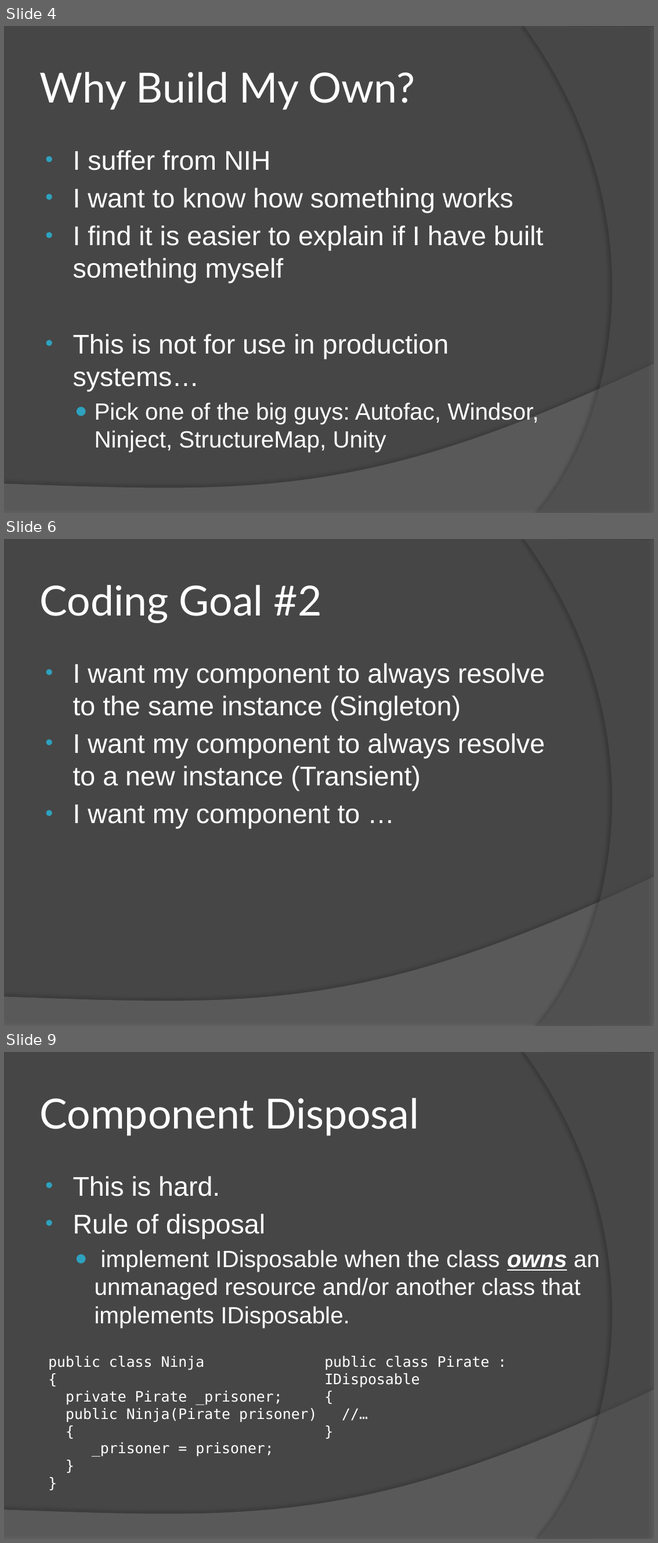
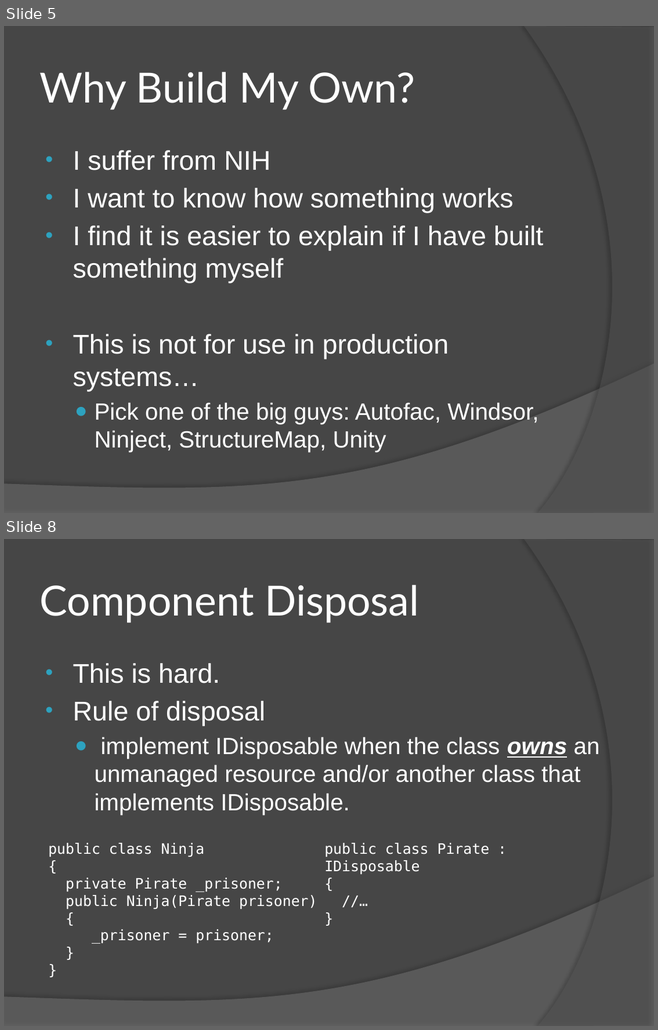
Before and after one commit to craiggwilson/presentations, a slide deck: BuildYourOwnIoC/Build Your Own Ioc Container.pptx. Shown one above the other, each under a label of ours: slides 4, 6 and 9 before the commit, slides 5 and 8 after it; the slides between them are not shown. The pictures are 658x1543 and 658x1030 pixels, drawn with LibreOffice and Linux fonts; fonts in the diff are those of the drawing. Boxes give left, top, right and bottom in pixels: in the first picture for what was removed or moved away, otherwise in the second. Text is boxed around its words. In the diff, an @@ line names an element or a change of style, - is before the commit and + after.

```diff
--- a/BuildYourOwnIoC/Build Your Own Ioc Container.pptx
+++ b/BuildYourOwnIoC/Build Your Own Ioc Container.pptx
@@ slide 6 removed at <box>4,539,654,1026</box>, background #464646; not listed: 2 template elements that a slide beside it also shows @@
@@ title removed at <box>40,585,322,623</box> @@
-Coding Goal #2
@@ text removed at <box>73,663,545,829</box> @@
-• I want my component to always resolve to the same instance (Singleton)
-• I want my component to always resolve to a new instance (Transient)
-• I want my component to …
@@ what was slide 4 is now slide 5 @@
@@ what was slide 9 is now slide 8 @@
```
Also in this commit, not shown: 4 slides changed, 2 slides added, 2 other slides removed, 16 other files.
